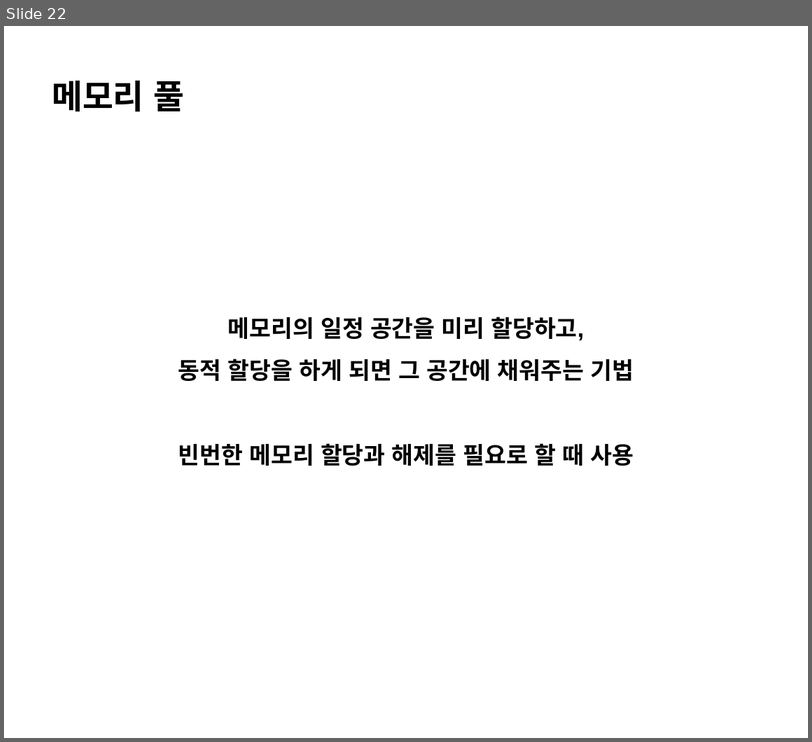
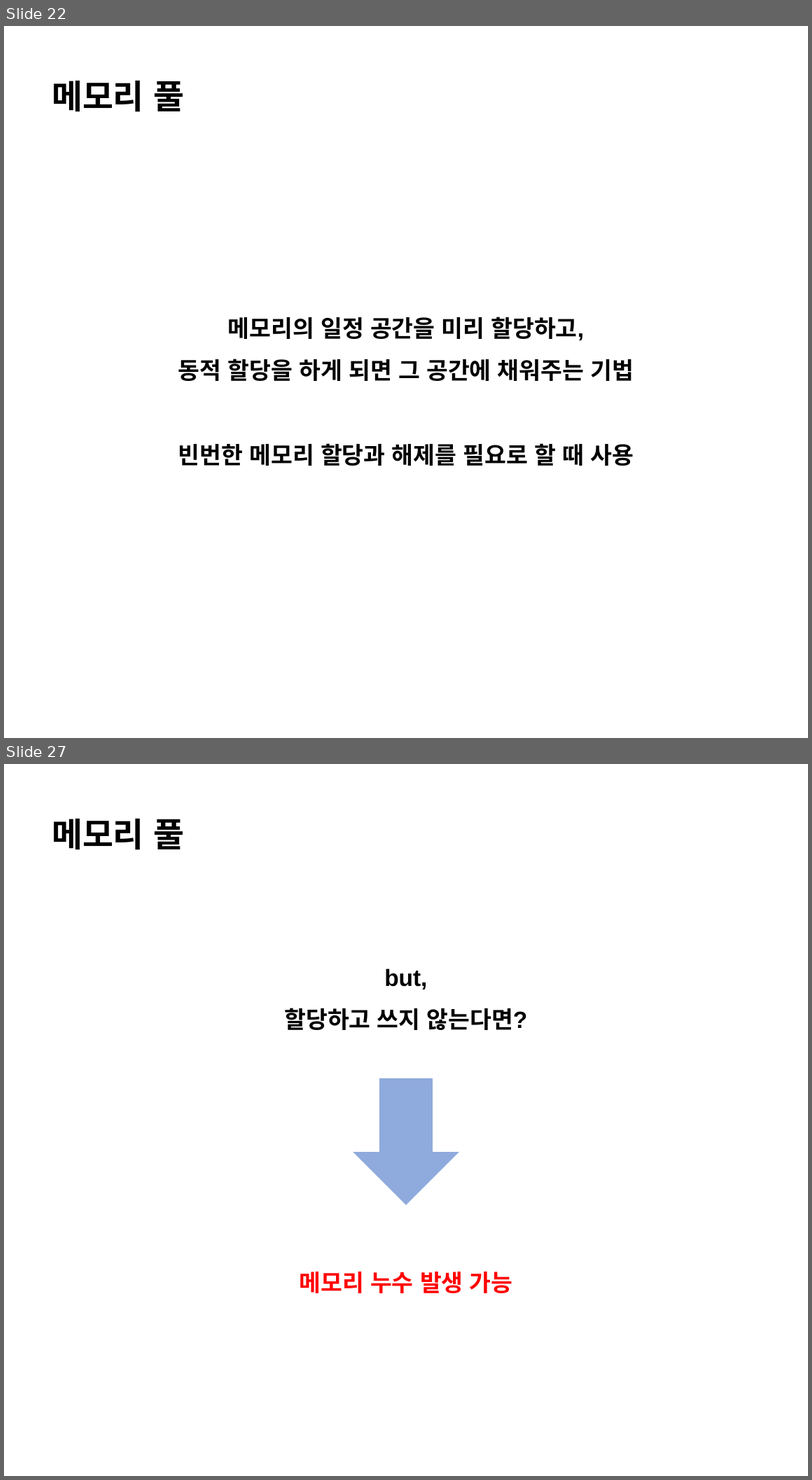
Before and after one commit to ChoSooMin/CS-Study, a slide deck: OS/Day 12_Memory Fragmentation Solution.pptx. Shown one above the other, each under a label of ours: slide 22 before the commit, slides 22 and 27 after it; the slides between them are not shown. The pictures are 812x742 and 812x1480 pixels, drawn with LibreOffice and Linux fonts; fonts in the diff are those of the drawing. Boxes give left, top, right and bottom in pixels: in the first picture for what was removed or moved away, otherwise in the second. Text is boxed around its words. In the diff, an @@ line names an element or a change of style, - is before the commit and + after.

Commit message:
[OS] 메모리 단편화 해결법

```diff
--- a/OS/Day 12_Memory Fragmentation Solution.pptx
+++ b/OS/Day 12_Memory Fragmentation Solution.pptx
@@ slide 27 added at box(4, 764, 808, 1476), background #FFFFFF @@
@@ text added at box(52, 819, 184, 850), 40 pt, text #000000, bold @@
+메모리 풀
@@ text added at box(285, 968, 528, 1030), 28 pt, text #000000, bold @@
+but,
+할당하고 쓰지 않는다면?
@@ down arrow added at box(353, 1078, 459, 1205), fill #8FAADC @@
@@ text added at box(299, 1271, 513, 1293), 28 pt, text #FF0000, bold @@
+메모리 누수 발생 가능
```
Also in this commit, not shown: 5 other slides added.
